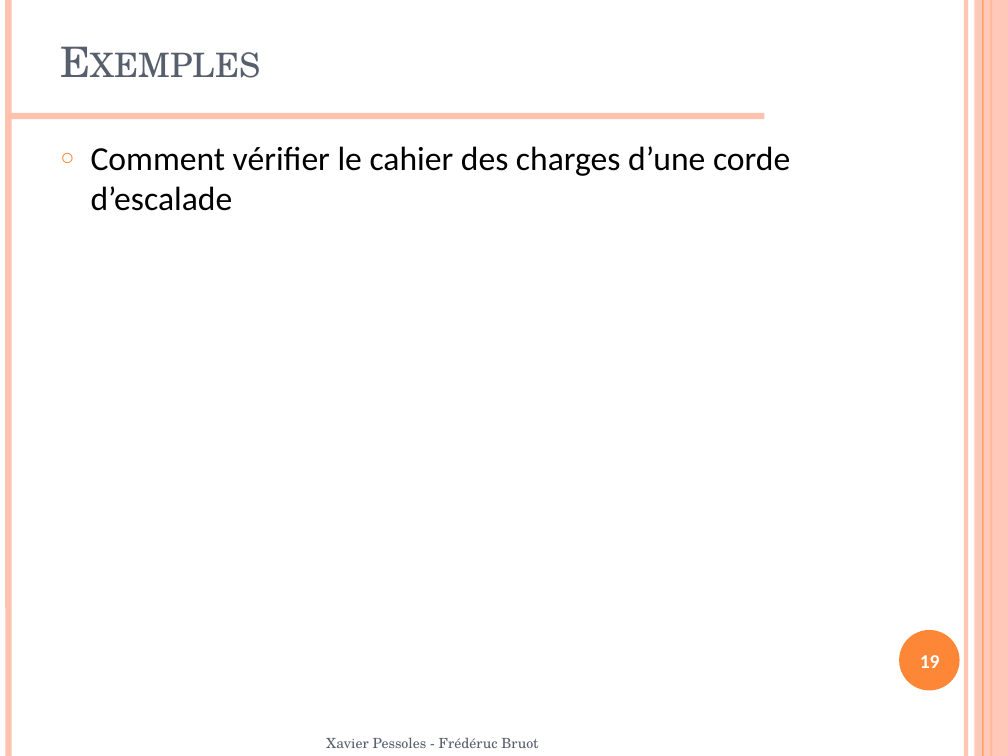
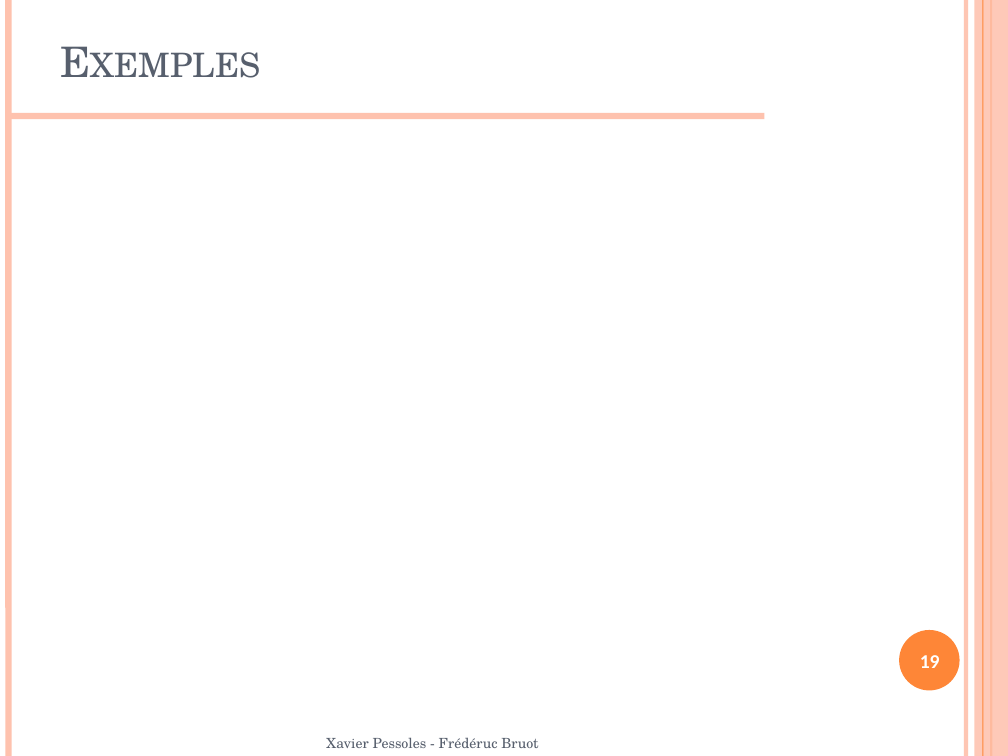
Before and after one commit to xpessoles/PTSI, a slide deck: slide 19 of TIPE/Presentation_2014_2015.pptx. Drawn at 1008x756 pixels with LibreOffice and Linux fonts; fonts in the diff are those of the drawing; background and template pictures are left out. Boxes give left, top, right and bottom in pixels: in the first picture for what was removed or moved away, otherwise in the second. Text is boxed around its words. In the diff, an @@ line names an element or a change of style, - is before the commit and + after.

```diff
--- a/TIPE/Presentation_2014_2015.pptx
+++ b/TIPE/Presentation_2014_2015.pptx
@@ text removed at <box>91,146,790,211</box> @@
-○ Comment vérifier le cahier des charges d’une corde d’escalade
```
Also in this commit, not shown: 1 other slide changed, 2 slides added.
